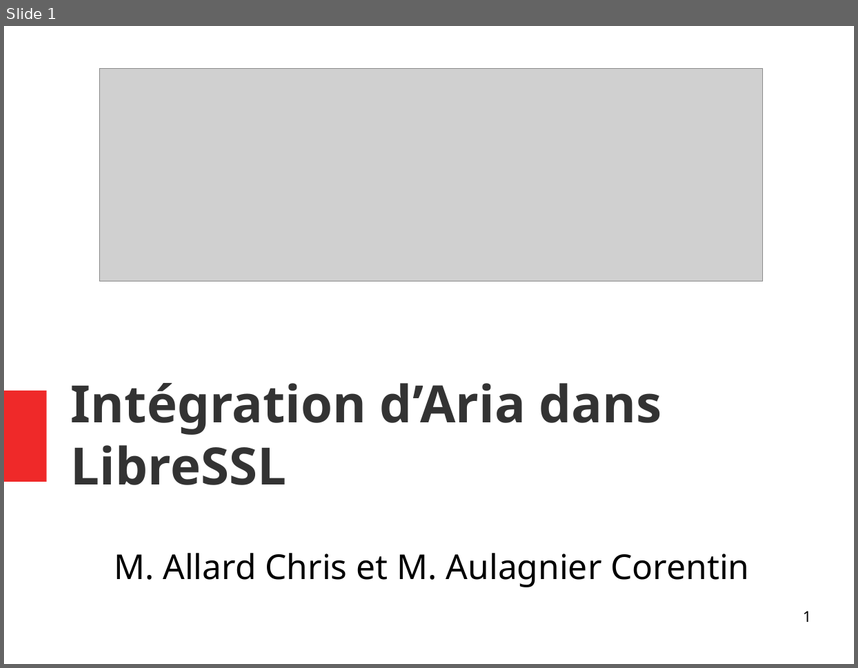
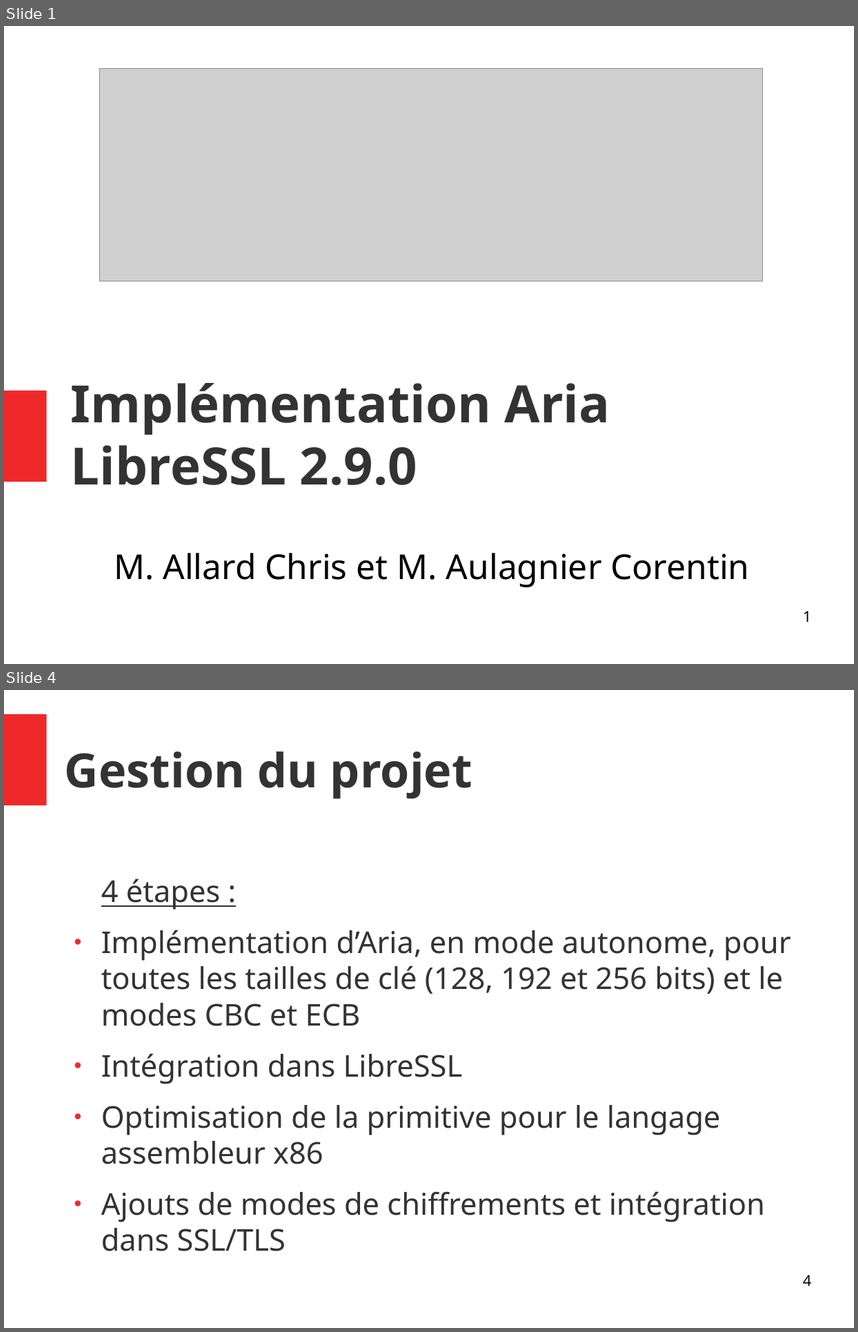
Before and after one commit to Allard-Chris/Aria, a slide deck: docs/[M2CSI]_ICP_Aria_Allard_Aulagnier.odp. Shown one above the other, each under a label of ours: slide 1 before the commit, slides 1 and 4 after it; the slides between them are not shown. The pictures are 858x668 and 858x1332 pixels, drawn with LibreOffice and Linux fonts; fonts in the diff are those of the drawing; grey boxes stand for pictures. Boxes give left, top, right and bottom in pixels: in the first picture for what was removed or moved away, otherwise in the second. Text is boxed around its words. In the diff, an @@ line names an element or a change of style, - is before the commit and + after.

```diff
--- a/docs/[M2CSI]_ICP_Aria_Allard_Aulagnier.odp
+++ b/docs/[M2CSI]_ICP_Aria_Allard_Aulagnier.odp
@@ slide 4 added at (4, 690, 854, 1328), background #FFFFFF @@
@@ rectangle added at (4, 714, 46, 805), fill #EF2929 @@
@@ title added at (65, 751, 473, 799), 44 pt, text #333333, bold @@
+Gestion du projet
@@ text added at (101, 878, 791, 1251), 28 pt, text #333333 @@
+4 étapes :
+● Implémentation d’Aria, en mode autonome, pour toutes les tailles de clé (128, 192 et 256 bits) et le modes CBC et ECB
+● Intégration dans LibreSSL
+● Optimisation de la primitive pour le langage assembleur x86
+● Ajouts de modes de chiffrements et intégration dans SSL/TLS
@@ page number added at (803, 1274, 811, 1285), 14 pt, text #000000 @@
+4
@@ slide 1 changed as well @@
@@ title at (71, 383, 611, 485): text changed @@
-Intégration d’Aria dans LibreSSL
+Implémentation Aria LibreSSL 2.9.0
```
Also in this commit, not shown: 6 other slides changed, 14 other slides added, 3 slides removed, 3 other files.
